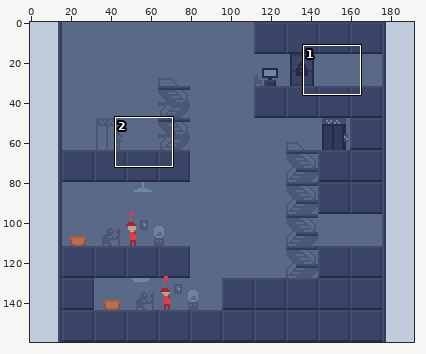
Pixel-art file, stored at sprites/brainstorming2.aseprite. Above: a wide view before the commit, with the close-up outlined.
Close-up. Before:
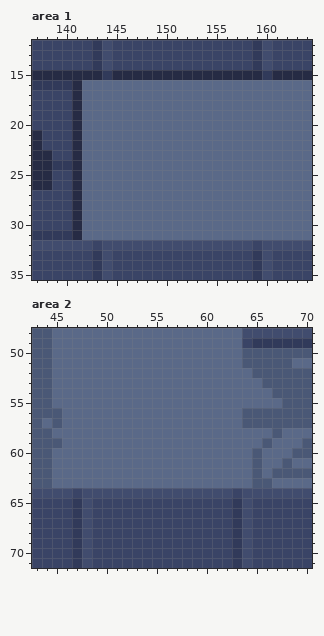
192x160 pixels, 1 frame. Shown: area 1: x 137..164, y 12..35; area 2: x 43..70, y 48..71.
Once edited:
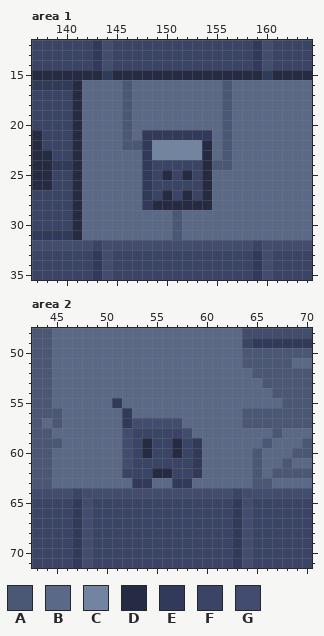
Palette (. is transparent): A #4a5876  B #5a6988  C #7184a1  D #262b44  E #313a5a  F #3a4466  G #414c6e
The edit:
Area 1:
Colour B becomes colour A in rows 16 to 21 at x 146 and 156; in row 22 at x 146 to 147 and 156; in row 23 at x 156; in row 24 at x 155 to 156; in rows 29 to 31 at x 151.
Colour B becomes colour C in rows 22 to 23 at x 149 to 153.
Colour B becomes colour D in rows 22 to 24 at x 154; in row 25 at x 150, 152 and 154; in row 26 at x 154; in row 27 at x 150, 152 and 154; in row 28 at x 149 to 154.
Colour B becomes colour E in row 21 at x 148 to 154; in rows 22 to 28 at x 148.
Colour B becomes colour F in row 24 at x 149 to 153; in row 25 at x 149, 151 and 153; in row 26 at x 149 to 153; in row 27 at x 149, 151 and 153.
Area 2:
Colour B becomes colour D in rows 59 to 60 at x 54 and 57; in row 62 at x 55 to 56.
Colour B becomes colour E in row 55 at x 51; in rows 56 to 57 at x 52; in rows 59 to 62 at x 59; in row 63 at x 53 to 54 and 57 to 58.
Colour B becomes colour F in row 58 at x 53 to 57; in rows 59 to 60 at x 53, 55 to 56 and 58; in row 61 at x 53 to 58; in row 62 at x 52 to 54 and 57 to 58.
Colour B becomes colour G in row 57 at x 53 to 57; in row 58 at x 52 and 58; in rows 59 to 61 at x 52.
